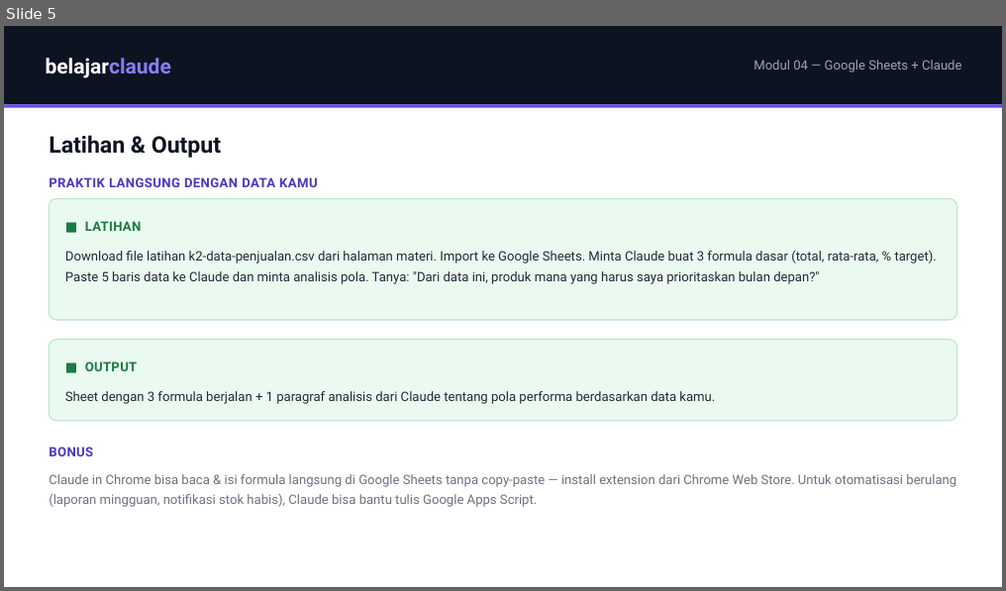
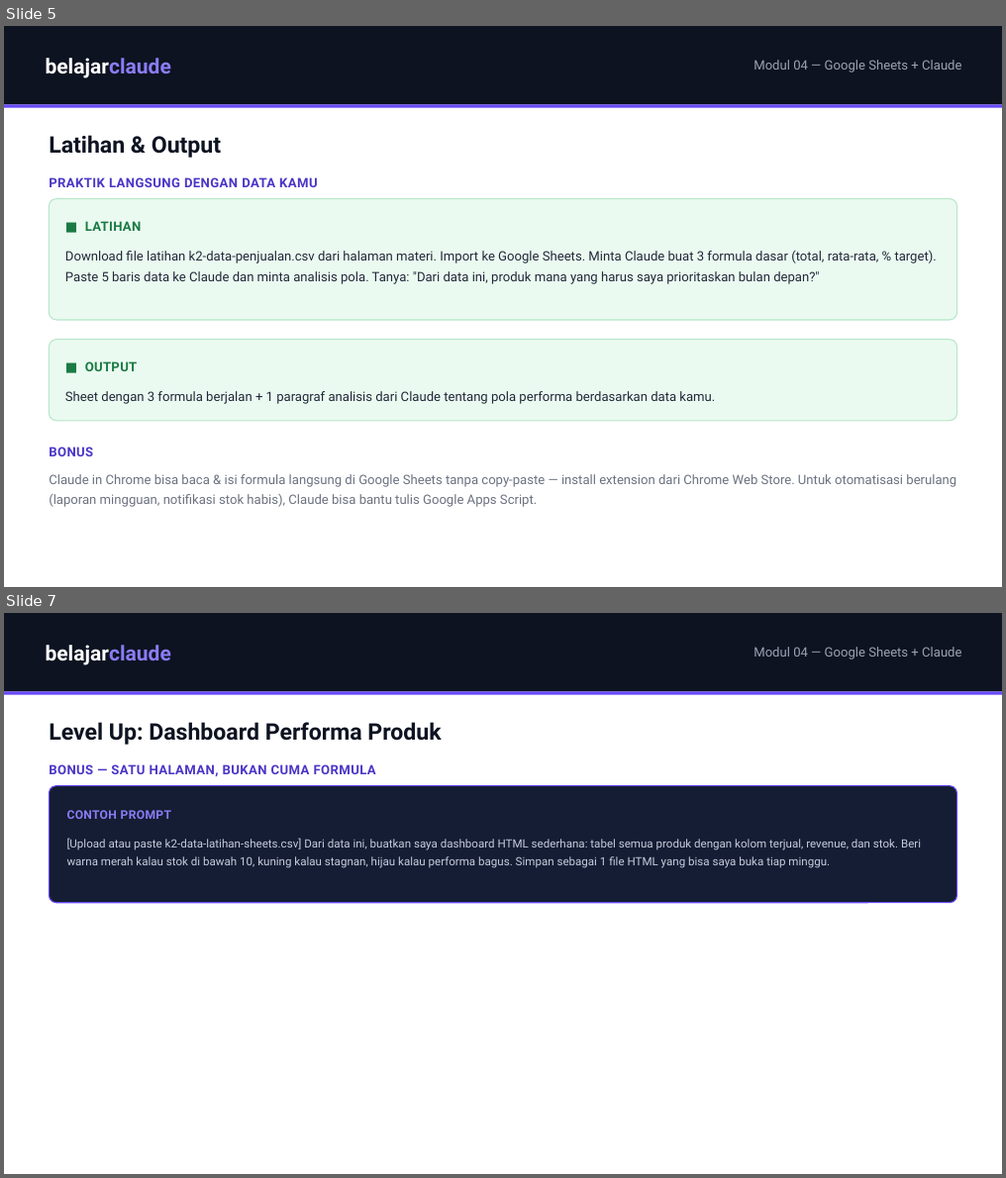
Before and after one commit to juliautomo/belajar-claude, a slide deck: K2-Produktivitas/M04-Google-Sheets/K2-M04-Google-Sheets.pptx. Shown one above the other, each under a label of ours: slide 5 before the commit, slides 5 and 7 after it; the slides between them are not shown. The pictures are 1006x591 and 1006x1178 pixels, drawn with LibreOffice and Linux fonts; fonts in the diff are those of the drawing. Boxes give left, top, right and bottom in pixels: in the first picture for what was removed or moved away, otherwise in the second. Text is boxed around its words. In the diff, an @@ line names an element or a change of style, - is before the commit and + after.

Commit message:
Add Level-Up bonus slides to K2 M02-M08 PPTs

```diff
--- a/K2-Produktivitas/M04-Google-Sheets/K2-M04-Google-Sheets.pptx
+++ b/K2-Produktivitas/M04-Google-Sheets/K2-M04-Google-Sheets.pptx
@@ slide 7 added at bbox=[4, 613, 1002, 1174], background #FFFFFF @@
@@ rectangle added at bbox=[4, 613, 1002, 691], fill #0D1321 @@
@@ text added at bbox=[46, 645, 171, 665], 20 pt, text #FFFFFF, bold @@
+belajarclaude
@@ text added at bbox=[753, 647, 961, 660], 12.5 pt, text #9AA2B4 @@
+Modul 04 — Google Sheets + Claude
@@ rectangle added at bbox=[4, 691, 1002, 694], fill #6849F6 @@
@@ text added at bbox=[49, 722, 441, 745], 22 pt, text #0D1321, bold @@
+Level Up: Dashboard Performa Produk
@@ text added at bbox=[49, 764, 376, 776], 12.5 pt, text #4B36C7, bold @@
+BONUS — SATU HALAMAN, BUKAN CUMA FORMULA
@@ rounded rectangle added at bbox=[49, 786, 957, 903], fill #141D33, outline #6849F6 1 pt @@
@@ text added at bbox=[67, 810, 171, 819], 11.5 pt, text #8B7CF6, bold @@
+CONTOH PROMPT
@@ text added at bbox=[67, 838, 921, 868], 11 pt, text #C7CDE0 @@
+[Upload atau paste k2-data-latihan-sheets.csv] Dari data ini, buatkan saya dashboard HTML sederhana: tabel semua produk dengan kolom terjual, revenue, dan stok. Beri warna merah kalau stok di bawah 10, kuning kalau stagnan, hijau kalau performa bagus. Simpan sebagai 1 file HTML yang bisa saya buka tiap minggu.
```
Also in this commit, not shown: 1 other slide added, 6 other files.
